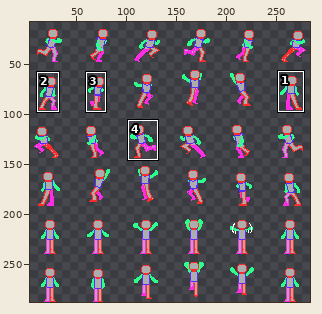
Sprite sheet, stored at assets/sprites/Character_anims.png. Above, an overview of the earlier version with the close-up marked.
Close-up. First the earlier version:
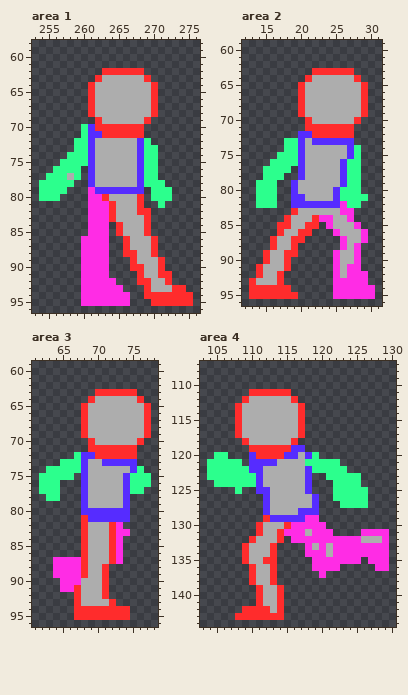
The file is 288x288 pixels. Shown: area 1: x 253..276, y 58..96; area 2: x 12..31, y 59..96; area 3: x 61..78, y 59..96; area 4: x 103..130, y 107..144. The wide view leaves out empty margins. The commit also changed other parts of the picture, which this record leaves out.
After the commit:
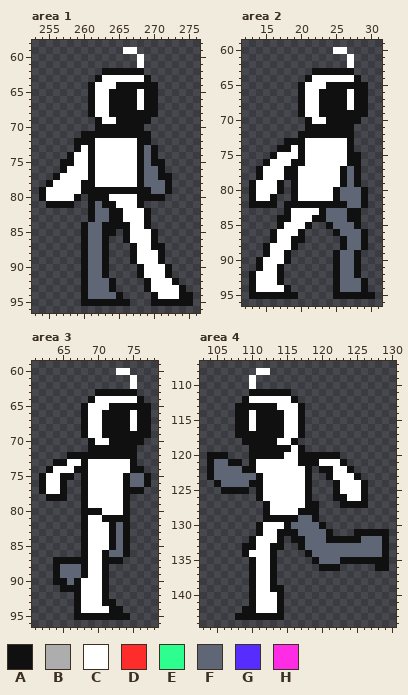
Palette (. is transparent): A #101010  B #adadad  C #ffffff  D #ff2c2c  E #2cff8d  F #5f6777  G #562cff  H #ff2ce5
Changes in this commit:
Changed rows in their new state; - is an unchanged pixel.
Area 1:
first column x 254:
59 ------------CC--------
60 --------------C-------
61 --------------C-------
62 ---------AAAAAA-------
63 --------ACCCCCCA------
64 -------ACCCAAAAAA-----
65 -------ACCAAAACAA-----
66 -------ACCAAAACAA-----
67 -------ACCAAAACAA-----
68 -------ACCAAAAAAA-----
69 --------ACCAAAAA------
70 ------..AAAAAAA-------
71 ------AAAAAAAAAA------
72 -----AAACCCCCCAA------
73 -----ACACCCCCCAFA-----
74 ----ACCACCCCCCAFA-----
75 ---AACCACCCCCCAFAA----
76 --.ACCCACCCCCCAFFA----
77 -.ACCCCACCCCCCAFFAA---
78 .ACCCCAACCCCCCAFFFA---
79 ACCCCCAAAAAAAAAAFFA---
80 ACCCCA-AAACCCCAAAA.---
81 -AAAA--AFAACCCA--.----
82 -------AFFAACCCA------
83 -------AFFAACCCA------
84 ------AFFAAAACCA------
85 ------AFFAA.ACCCA-----
86 ------AFFA--ACCCA-----
87 ------AFFA--.ACCAA----
88 ------AFFA--.ACCCA----
89 ------AFFA---ACCCA----
90 ------AFFA---.ACCCA---
91 ------AFFA----ACCCA---
92 ------AFFFA---.ACCCA--
93 ------AFFFA.---ACCCCA-
94 ------AFFFFA.--.ACCCAA
95 ------AAAAAAA---AAAAAA
Area 2:
first column x 13:
60 ------------CC----
61 --------------C---
62 --------------C---
63 ---------AAAAAA---
64 --------ACCCCCCA--
65 -------ACCCAAAAAA-
66 -------ACCAAAACAA-
67 -------ACCAAAACAA-
68 -------ACCAAAACAA-
69 -------ACCAAAAAAA-
70 --------ACCAAAAA--
71 --------AAAAAAA---
72 -------AAAAAAAA---
73 -----AAACCCCCCA---
74 ----AACACCCCCCA.--
75 ---ACCCACCCCCCAA--
76 --ACCCAACCCCCCAA--
77 -ACCCAACCCCCCAFA--
78 -ACCCAACCCCCCAFA--
79 ACCCA-ACCCCCCAFA--
80 ACCCA-ACCCCCAFFFA-
81 ACCA--ACCCCCAFFFA-
82 AAAA-AAAAAAAAAFFA-
83 -----ACCCCAFFFAA--
84 ----AACCCAAFFFAA--
85 ----ACCCA.-AFFFA--
86 ---ACCCA.---AFFFA-
87 ---ACCAA-----AFFA-
88 --ACCCA------AFFA-
89 --ACCA.-----AFFA--
90 -ACCCA------AFFA--
91 -ACCA.------AFFA--
92 ACCCA-------AFFA.-
93 ACCCA-------AFFFA-
94 ACCCCA------AFFFA.
95 AAAAAAA-----AAAAAA
Area 3:
first column x 62:
60 -----------CC---
61 -------------C--
62 -------------C--
63 --------AAAAAA--
64 -------ACCCCCCA-
65 ------ACCCAAAAAA
66 ------ACCAAAACAA
67 ------ACCAAAACAA
68 ------ACCAAAACAA
69 ------ACCAAAAAAA
70 -------ACCAAAAA-
71 -------AAAAAAA--
72 ----AAAAAAAAAA--
73 --AACCACCCCCCA--
74 -ACCCAACCCCCCAA-
75 ACCAA-ACCCCCAFFA
76 ACCA--ACCCCCAFFA
77 ACCA--ACCCCCAAA-
78 -AAA--ACCCCCA---
79 ------ACCCCCA---
80 ------AAACCCA---
81 ------ACCAAAA---
82 ------ACCCAFA---
83 ------ACCCAFA---
84 ------ACCCAFA---
85 ------ACCCAFA---
86 ------ACCAFFA---
87 --AAAAACCAAA----
88 --AFFFACCA------
89 --AFFFACCA------
90 --AAFACCCA------
91 ---AAACCCA------
92 -----ACCCA------
93 -----ACCCAA-----
94 -----ACCCCAA.---
95 -----AAAAAAAA---
Area 4:
first column x 104:
108 -------CC-----------------
109 ------C-------------------
110 ------C-------------------
111 ------AAAAAA--------------
112 -----ACCCCCCA-------------
113 ----AAAAAACCCA------------
114 ----AACAAAACCA------------
115 ----AACAAAACCA------------
116 ----AACAAAACCA------------
117 ----AAAAAAACCA------------
118 -----AAAAACCA-------------
119 ------AAAAAACA------------
120 AAA---AAAAACCAAAAAA-------
121 AFFAA-ACCCCCCAAACCCA------
122 AFFFFAACCCCCCCA.AACCA-----
123 AFFFFFFACCCCCCA--ACCCA----
124 -AFFFFAACCCCCCA---ACCCA---
125 --AAAA-ACCCCCCA---ACCCA---
126 -------ACCCCCCA.--AACCA---
127 --------ACCCCCAA---AAAA---
128 --------ACCCCAAA----------
129 --------AAAAAFFA----------
130 -------ACCCAFFFFA---------
131 -------ACCAAAFFFFA---AAAAA
132 ------ACCCA-AAFFFAAAAAFFFA
133 -----AACCAA--AFFFFFFFFFFFA
134 -----ACCCA----AFFFFFFFFFFA
135 -----.ACCA-----AFFFAAAAAAA
136 ------ACCA-----.AAA-----AA
137 ------ACCA------.---------
138 ------ACCA----------------
139 ------ACCAA---------------
140 ------ACCCA---------------
141 ------ACCCA---------------
142 -----AACCCA---------------
143 ----AAAAAAA---------------
